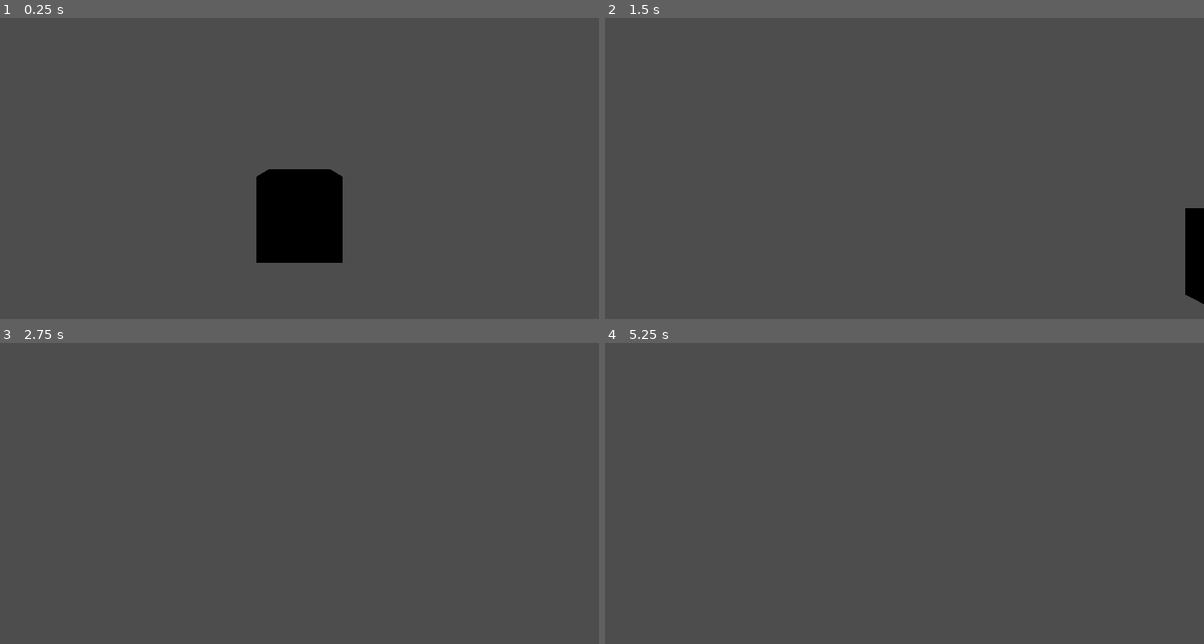
Above: before the commit, frames 1-4 (two rows, left to right).
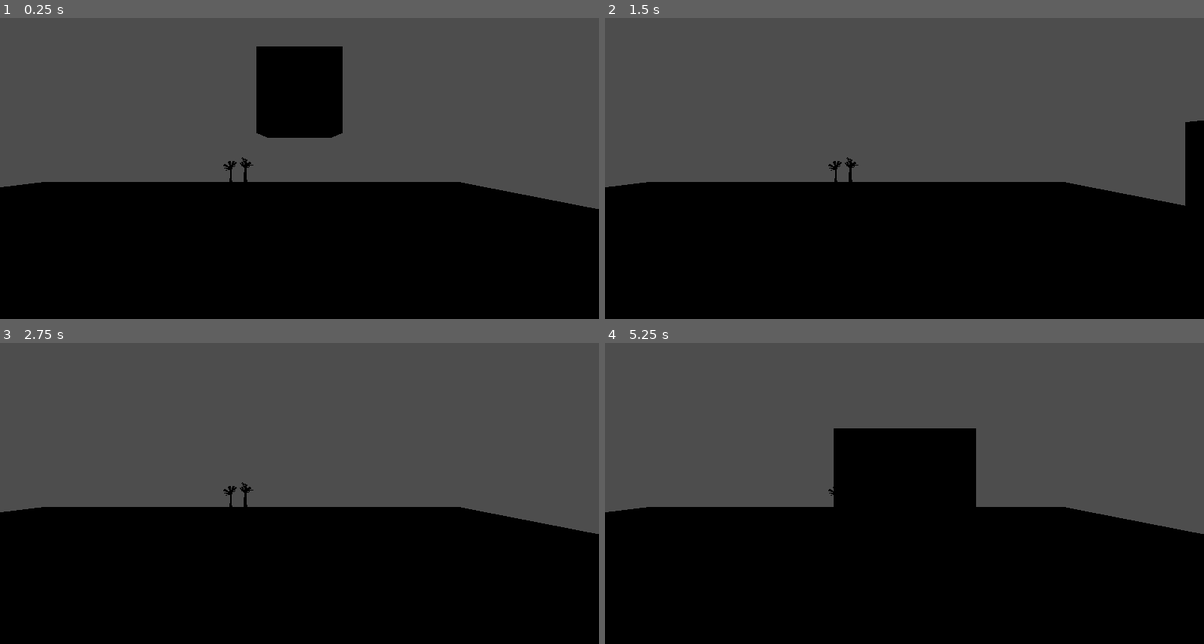
Above: after the commit, the same moments.

Repository: Me-k-01/GGJ_25
Game: Godot game, scene res://scenes/game.tscn
The game is run twice, just before and just after one commit, with the same random seed, the same clock (stepped at 60 frames per second) and the same inputs.
Inputs:
- Up to frame 1 (0.25 s): no input
- Up to frame 2 (1.5 s): tap Enter (ui_accept) at 0.5, 0.77 s; hold Right (ui_right) 0.53-1.28 s; hold Down (ui_down) from 1.28 s (still down)
- Up to frame 3 (2.75 s): tap Enter (ui_accept) at 1.52, 2 s; release Down (ui_down) at 2.03 s; hold Right (ui_right) from 2.03 s (still down)
- Up to frame 4 (5.25 s): tap Enter (ui_accept) at 2.75, 3.02, 3.5, 3.77, 4.52 s; release Right (ui_right) at 2.78 s; hold Up (ui_up) 2.78-3.53 s; hold Left (ui_left) 3.53-5.03 s; hold Down (ui_down) from 5.03 s (still down)

The runs differ from the first frame. In frame 1, 46% of the frame differs, in the area x 0-100%, y 9-100%; in frame 2, 44%; in frame 3, 44%; in frame 4, 51%, in the area x 0-100%, y 28-100%.

Commit message:
modif in test level, new asset

Diff:
--- a/project.godot
+++ b/project.godot
@@ -14,3 +14,7 @@
 run/main_scene="res://scenes/game.tscn"
 config/features=PackedStringArray("4.3", "Forward Plus")
 config/icon="res://icon.svg"
+
+[filesystem]
+
+import/blender/enabled=false
--- a/scenes/game.tscn
+++ b/scenes/game.tscn
@@ -1,8 +1,7 @@
 [gd_scene load_steps=3 format=3 uid="uid://djiuxpdwj878f"]
 
 [ext_resource type="PackedScene" uid="uid://j32elldmaqy2" path="res://scenes/player.tscn" id="1_tjsw1"]
-
-[sub_resource type="HeightMapShape3D" id="HeightMapShape3D_5kelg"]
+[ext_resource type="PackedScene" uid="uid://vx38sn217u7s" path="res://scenes/test_level.tscn" id="2_r713a"]
 
 [node name="Node3D" type="Node3D"]
 
@@ -10,9 +9,6 @@
 transform = Transform3D(1, 0, 0, 0, 1, 0, 0, 0, 1, 0, 1.43456, 3.03859)
 
 [node name="Player" parent="." instance=ExtResource("1_tjsw1")]
-transform = Transform3D(1, 0, 0, 0, 1, 0, 0, 0, 1, 0, 0.922029, 0)
+transform = Transform3D(1, 0, 0, 0, 1, 0, 0, 0, 1, 0, 2.42839, 0)
 
-[node name="Ground" type="StaticBody3D" parent="."]
-
-[node name="CollisionShape3D" type="CollisionShape3D" parent="Ground"]
-shape = SubResource("HeightMapShape3D_5kelg")
+[node name="Test" parent="." instance=ExtResource("2_r713a")]
--- /dev/null
+++ b/scenes/test_level.tscn
@@ -0,0 +1,39 @@
+[gd_scene load_steps=8 format=3 uid="uid://vx38sn217u7s"]
+
+[ext_resource type="PackedScene" uid="uid://dlifc1rhinep1" path="res://assets/meshes/Bell_flower.glb" id="1_6hcg2"]
+[ext_resource type="PackedScene" uid="uid://dmy751hjsg4v5" path="res://assets/meshes/Daisy.glb" id="2_3x7wh"]
+[ext_resource type="PackedScene" uid="uid://datagaywf3mlj" path="res://assets/meshes/Grass.glb" id="3_m7o8x"]
+[ext_resource type="PackedScene" uid="uid://xr1hihqx1nt8" path="res://assets/meshes/Plant.glb" id="4_0ivdj"]
+
+[sub_resource type="QuadMesh" id="QuadMesh_fb53s"]
+
+[sub_resource type="StandardMaterial3D" id="StandardMaterial3D_hil3k"]
+albedo_color = Color(0.2014, 0.38, 0.225213, 1)
+
+[sub_resource type="HeightMapShape3D" id="HeightMapShape3D_lpe31"]
+
+[node name="Test level" type="Node3D"]
+
+[node name="Bell_flower" parent="." instance=ExtResource("1_6hcg2")]
+transform = Transform3D(1, 0, 0, 0, 1, 0, 0, 0, 1, -2.21765, 0, 2.58629)
+
+[node name="Daisy" parent="." instance=ExtResource("2_3x7wh")]
+transform = Transform3D(1, 0, 0, 0, 1, 0, 0, 0, 1, -2.48675, 0, -5.92715)
+
+[node name="Grass2" parent="." instance=ExtResource("3_m7o8x")]
+transform = Transform3D(1, 0, 0, 0, 1, 0, 0, 0, 1, 0.918753, 0, -2.23301)
+
+[node name="Plant2" parent="." instance=ExtResource("4_0ivdj")]
+transform = Transform3D(1, 0, 0, 0, 1, 0, 0, 0, 1, 1.43201, 0, 2.77648)
+
+[node name="MeshInstance3D" type="MeshInstance3D" parent="."]
+transform = Transform3D(19.125, 0, 0, 0, -8.3598e-07, 19.125, 0, -19.125, -8.3598e-07, -2.21765, 0, 2.58629)
+mesh = SubResource("QuadMesh_fb53s")
+skeleton = NodePath("../Bell_flower")
+surface_material_override/0 = SubResource("StandardMaterial3D_hil3k")
+
+[node name="StaticBody3D" type="StaticBody3D" parent="MeshInstance3D"]
+
+[node name="CollisionShape3D" type="CollisionShape3D" parent="MeshInstance3D/StaticBody3D"]
+transform = Transform3D(1, 0, 0, 0, -4.37114e-08, 1, 0, -1, -4.37114e-08, 0, 0, 0)
+shape = SubResource("HeightMapShape3D_lpe31")
Binary file added: assets/meshes/Anthurium.glb
Not shown, added: assets/meshes/Anthurium.glb.import
Binary file added: assets/meshes/Bell_flower.glb
Not shown, added: assets/meshes/Bell_flower.glb.import
Binary file added: assets/meshes/Daisy.glb
Not shown, added: assets/meshes/Daisy.glb.import
Binary file added: assets/meshes/Grass.glb
Not shown, added: assets/meshes/Grass.glb.import
Binary file added: assets/meshes/Plant.glb
Not shown, added: assets/meshes/Plant.glb.import
Binary file added: assets/meshes/Rock_01.glb
Not shown, added: assets/meshes/Rock_01.glb.import
(and 47 more such lines)
